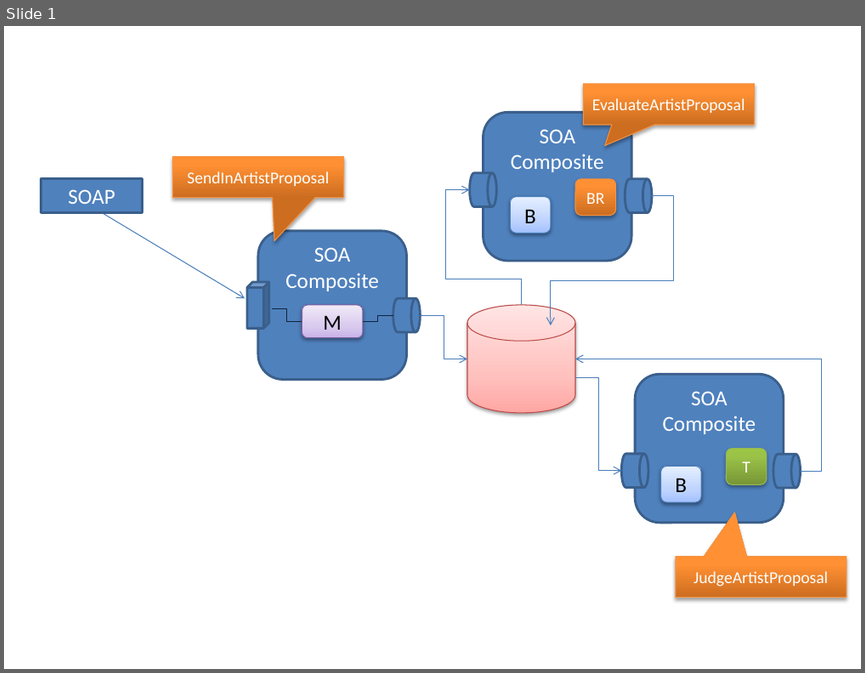
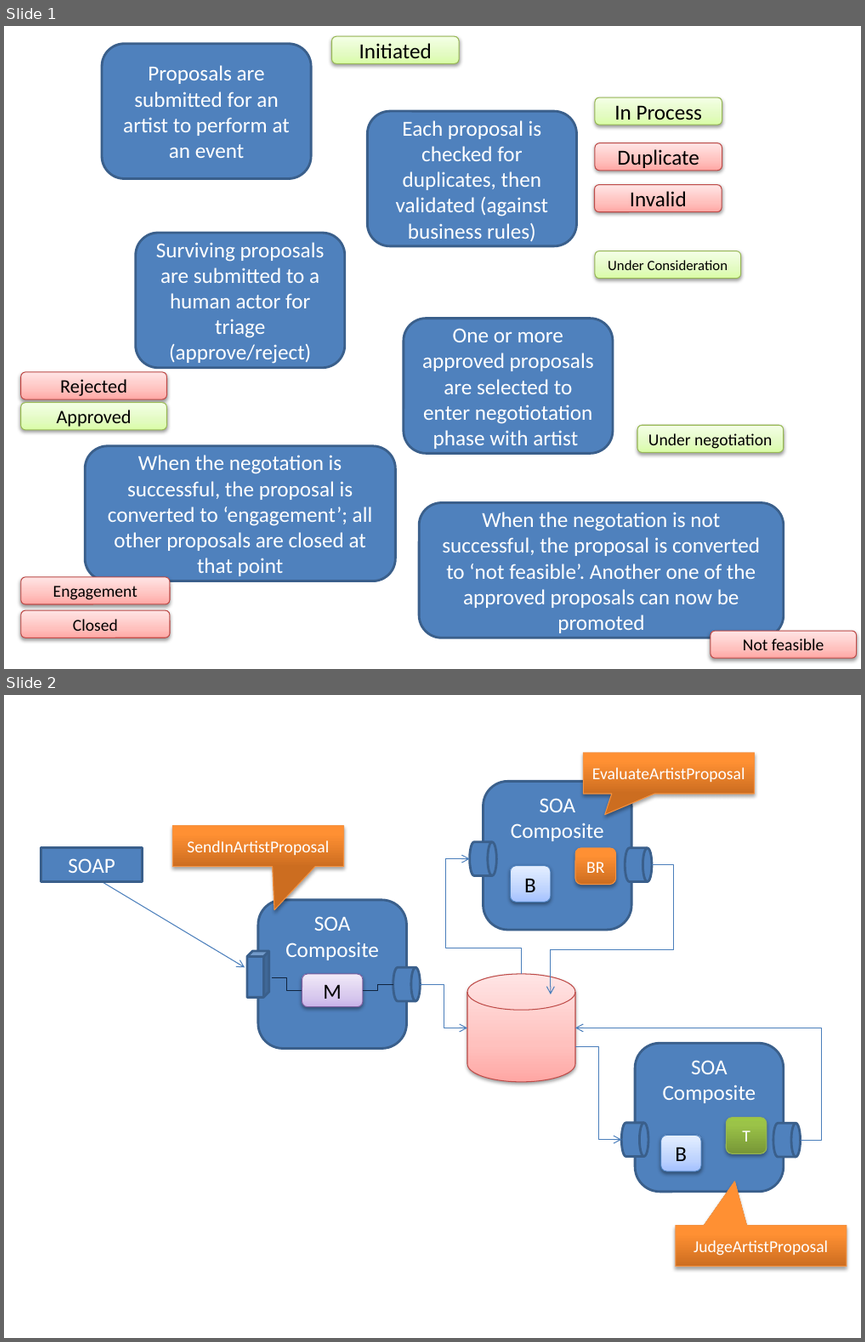
Before and after one commit to lucasjellema/insight-demo-valencia, a slide deck: ofmw-forum2016-insight-valencia-demo.pptx. Shown one above the other, each under a label of ours: slide 1 before the commit, slides 1 and 2 after it. The pictures are 865x673 and 865x1342 pixels, drawn with LibreOffice and Linux fonts; fonts in the diff are those of the drawing. Boxes give left, top, right and bottom in pixels: in the first picture for what was removed or moved away, otherwise in the second. Text is boxed around its words. In the diff, an @@ line names an element or a change of style, - is before the commit and + after.

Commit message:
First slide describes process-flow and milestones

```diff
--- a/ofmw-forum2016-insight-valencia-demo.pptx
+++ b/ofmw-forum2016-insight-valencia-demo.pptx
@@ slide 1 added at [4, 26, 861, 669], background #FFFFFF @@
@@ rounded rectangle added at [102, 44, 311, 178], fill #4F81BD, outline #3A5F8C 2 pt, 18 pt, text #FFFFFF @@
+Proposals are submitted for an artist to perform at an event
@@ rounded rectangle added at [331, 36, 458, 63], fill gradient #DAFDA7 to #E4FCC2 to #F5FFE7, outline #98B955 0.75 pt, 18 pt, text #000000 @@
+Initiated
@@ rounded rectangle added at [595, 97, 721, 125], fill gradient #DAFDA7 to #E4FCC2 to #F5FFE7, outline #98B955 0.75 pt, 18 pt, text #000000 @@
+In Process
@@ rounded rectangle added at [367, 111, 576, 245], fill #4F81BD, outline #3A5F8C 2 pt, 18 pt, text #FFFFFF @@
+Each proposal is checked for duplicates, then validated (against business rules)
@@ rounded rectangle added at [595, 143, 721, 170], fill gradient #FFA6A5 to #FFC0BF to #FFE7E7, outline #BF4C48 0.75 pt, 18 pt, text #000000 @@
+Duplicate
@@ rounded rectangle added at [595, 184, 721, 212], fill gradient #FFA6A5 to #FFC0BF to #FFE7E7, outline #BF4C48 0.75 pt, 18 pt, text #000000 @@
+Invalid
@@ rounded rectangle added at [136, 233, 345, 367], fill #4F81BD, outline #3A5F8C 2 pt, 18 pt, text #FFFFFF @@
+Surviving proposals are submitted to a human actor for triage (approve/reject)
@@ rounded rectangle added at [595, 250, 740, 278], fill gradient #DAFDA7 to #E4FCC2 to #F5FFE7, outline #98B955 0.75 pt, 12 pt, text #000000 @@
+Under Consideration
@@ rounded rectangle added at [404, 318, 613, 453], fill #4F81BD, outline #3A5F8C 2 pt, 18 pt, text #FFFFFF @@
+One or more approved proposals are selected to enter negotiotation phase with artist
@@ rounded rectangle added at [21, 372, 167, 399], fill gradient #FFA6A5 to #FFC0BF to #FFE7E7, outline #BF4C48 0.75 pt, 16 pt, text #000000 @@
+Rejected
@@ rounded rectangle added at [21, 403, 167, 430], fill gradient #DAFDA7 to #E4FCC2 to #F5FFE7, outline #98B955 0.75 pt, 16 pt, text #000000 @@
+Approved
@@ rounded rectangle added at [637, 426, 783, 453], fill gradient #DAFDA7 to #E4FCC2 to #F5FFE7, outline #98B955 0.75 pt, 14 pt, text #000000 @@
+Under negotiation
@@ rounded rectangle added at [85, 446, 395, 580], fill #4F81BD, outline #3A5F8C 2 pt, 18 pt, text #FFFFFF @@
+When the negotation is successful, the proposal is converted to ‘engagement’; all other proposals are closed at that point
@@ rounded rectangle added at [419, 502, 783, 637], fill #4F81BD, outline #3A5F8C 2 pt, 18 pt, text #FFFFFF @@
+When the negotation is not successful, the proposal is converted to ‘not feasible’. Another one of the approved proposals can now be promoted
@@ rounded rectangle added at [21, 577, 171, 604], fill gradient #FFA6A5 to #FFC0BF to #FFE7E7, outline #BF4C48 0.75 pt, 14 pt, text #000000 @@
+Engagement
@@ rounded rectangle added at [21, 610, 171, 638], fill gradient #FFA6A5 to #FFC0BF to #FFE7E7, outline #BF4C48 0.75 pt, 14 pt, text #000000 @@
+Closed
@@ rounded rectangle added at [710, 630, 856, 658], fill gradient #FFA6A5 to #FFC0BF to #FFE7E7, outline #BF4C48 0.75 pt, 14 pt, text #000000 @@
+Not feasible
@@ what was slide 1 is now slide 2 @@
```
